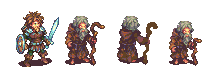
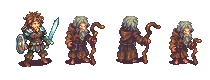
Layered file, before and after one edit (210x80). Changes by layer:
painted on "Layer 4" over <box>116,16,161,65</box>
